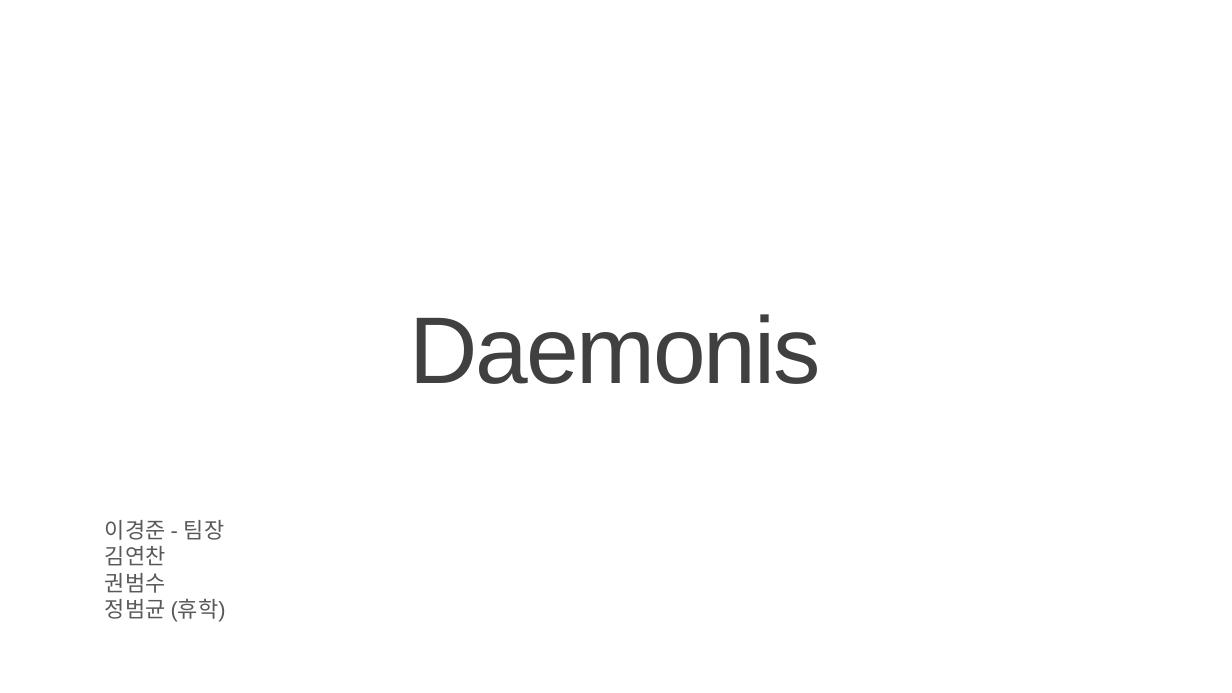
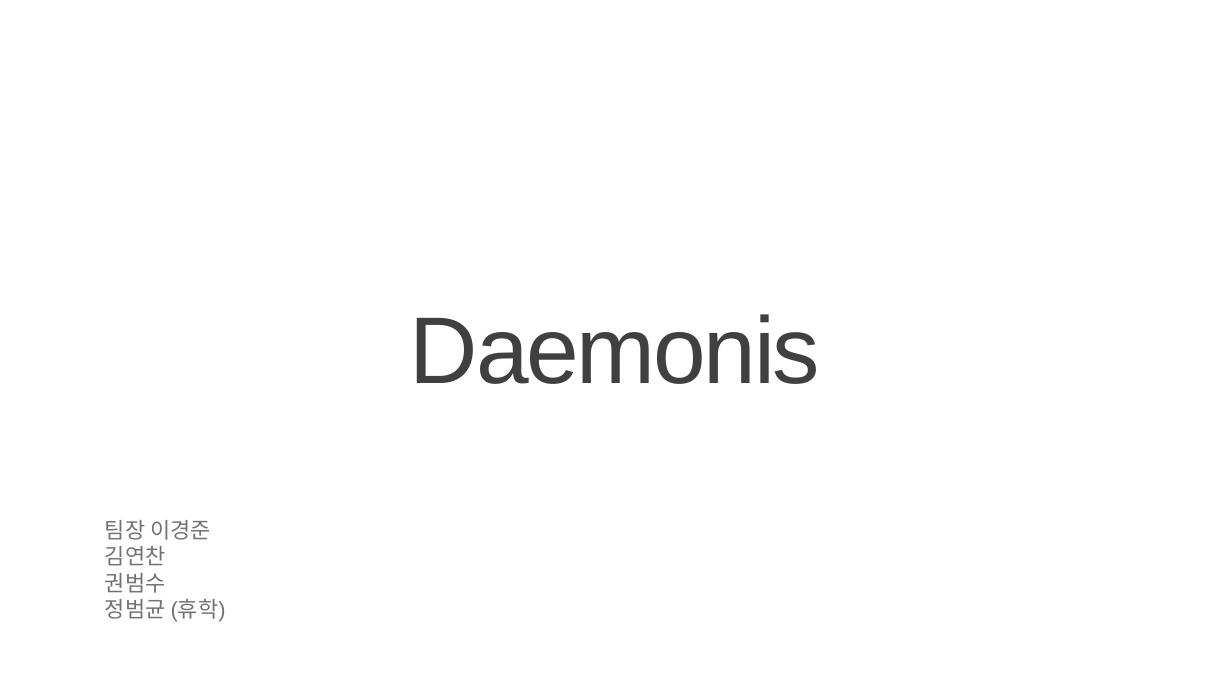
Before and after one commit to KJGoody/Daemonis, a slide deck: slide 1 of Deamonis(데모니스) 기획서/Daemonis PPT.pptx. Drawn at 1232x693 pixels with LibreOffice and Linux fonts; fonts in the diff are those of the drawing; background and template pictures are left out. Boxes give left, top, right and bottom in pixels: in the first picture for what was removed or moved away, otherwise in the second. Text is boxed around its words. In the diff, an @@ line names an element or a change of style, - is before the commit and + after.

```diff
--- a/Deamonis(데모니스) 기획서/Daemonis PPT.pptx
+++ b/Deamonis(데모니스) 기획서/Daemonis PPT.pptx
@@ text at (x1=105, y1=520, x2=211, y2=540): text changed; text colour #595959 to #767171 @@
-이경준 - 팀장
+팀장 이경준
@@ text at (x1=105, y1=546, x2=226, y2=622): text colour #595959 to #767171 in "김연찬", "권범수", "정범균 (휴학)" @@
```
Also in this commit, not shown: 3 other slides changed, 11 slides added, 15 slides removed, 1 other file.
